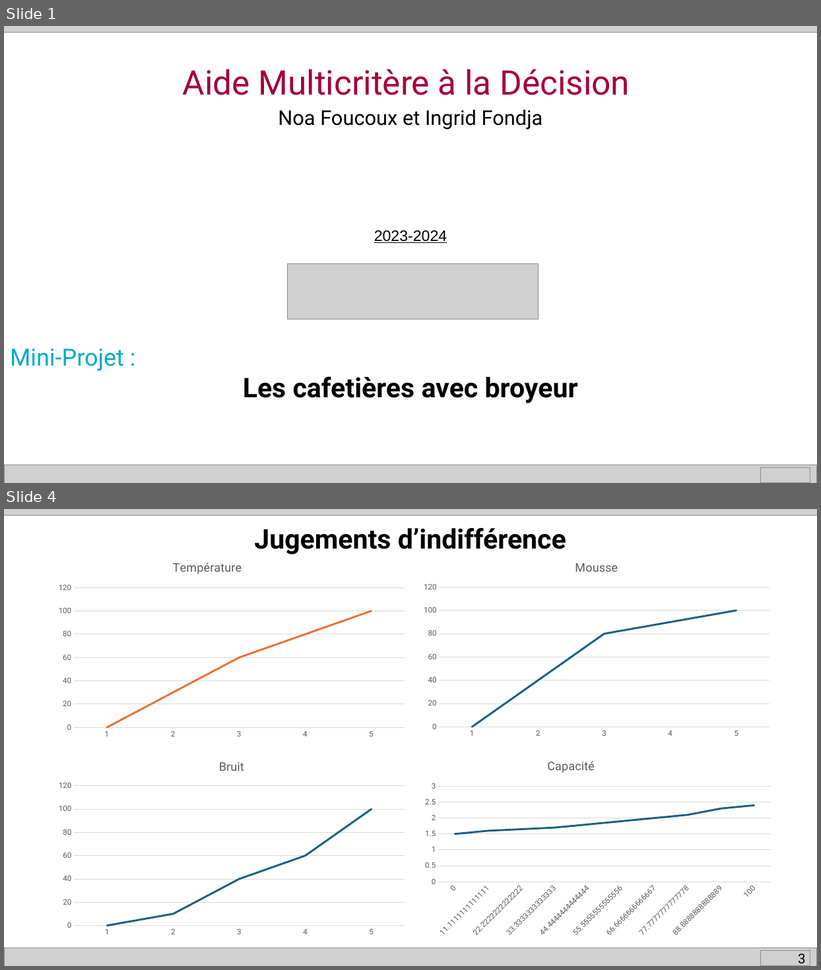
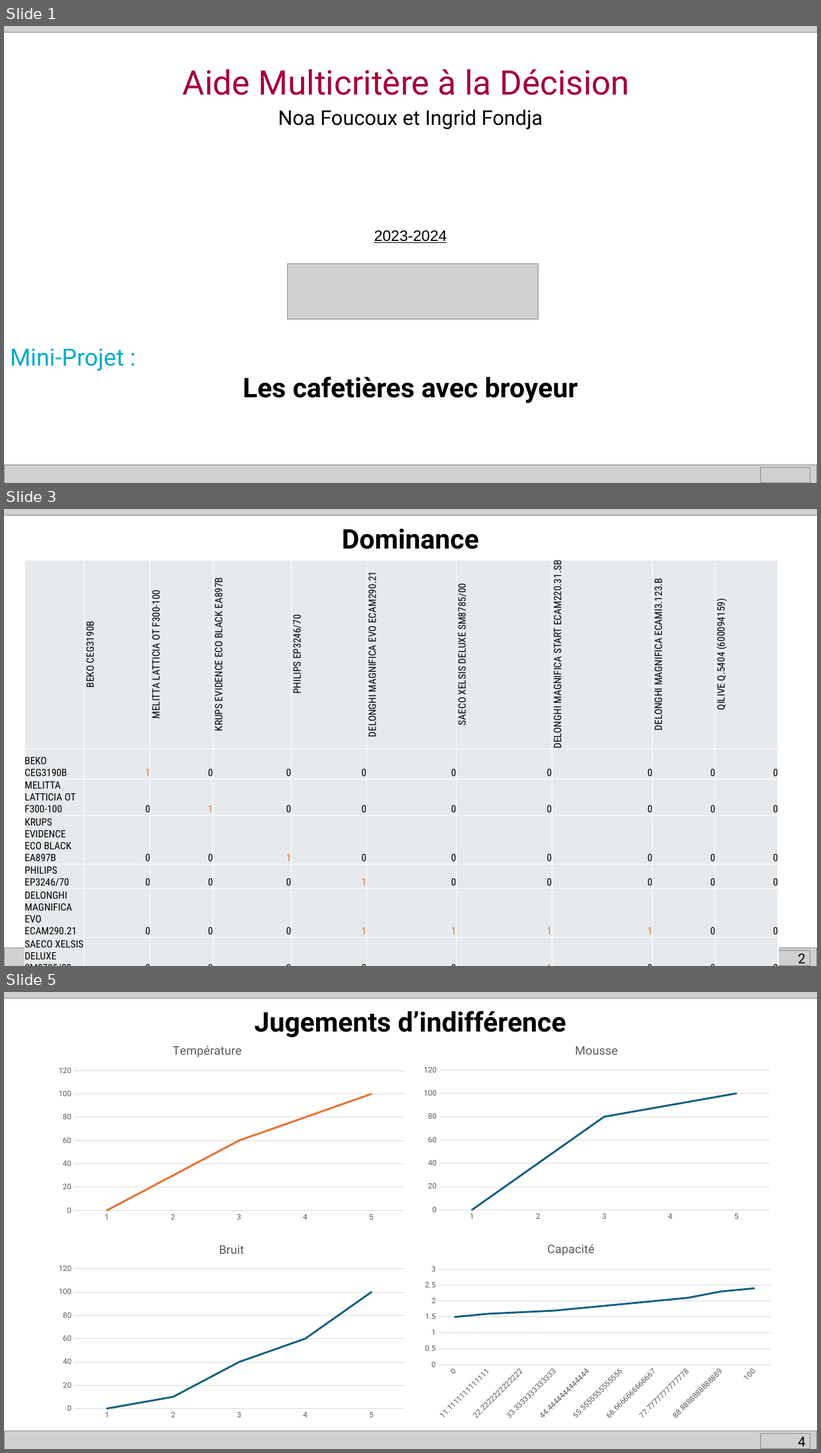
Before and after one commit to NoFOUC/projetaidmulticrit, a slide deck: Présentation.pptx. Shown one above the other, each under a label of ours: slides 1 and 4 before the commit, slides 1, 3 and 5 after it; the slides between them are not shown. The pictures are 821x970 and 821x1453 pixels, drawn with LibreOffice and Linux fonts; fonts in the diff are those of the drawing; grey boxes stand for pictures. Boxes give left, top, right and bottom in pixels: in the first picture for what was removed or moved away, otherwise in the second. Text is boxed around its words. In the diff, an @@ line names an element or a change of style, - is before the commit and + after.

```diff
--- a/Présentation.pptx
+++ b/Présentation.pptx
@@ slide 3 added at (x1=4, y1=509, x2=817, y2=966), background #FFFFFF @@
@@ picture added at (x1=4, y1=509, x2=817, y2=515) @@
@@ text added at (x1=342, y1=528, x2=479, y2=549), 32 pt, text #000000, bold @@
+Dominance
@@ table added at (x1=24, y1=560, x2=778, y2=962), 10 rows, 10 columns @@
+ | BEKO CEG3190B | MELITTA LATTICIA OT F300-100 | KRUPS EVIDENCE ECO BLACK EA897B | PHILIPS EP3246/70 | DELONGHI MAGNIFICA EVO ECAM290.21 | SAECO XELSIS DELUXE SM8785/00 | DELONGHI MAGNIFICA START ECAM220.31.SB | DELONGHI MAGNIFICA ECAMI3.123.B | QILIVE Q.5404 (600094159)
+BEKO CEG3190B | 1 | 0 | 0 | 0 | 0 | 0 | 0 | 0 | 0
+MELITTA LATTICIA OT F300-100 | 0 | 1 | 0 | 0 | 0 | 0 | 0 | 0 | 0
+KRUPS EVIDENCE ECO BLACK EA897B | 0 | 0 | 1 | 0 | 0 | 0 | 0 | 0 | 0
+PHILIPS EP3246/70 | 0 | 0 | 0 | 1 | 0 | 0 | 0 | 0 | 0
+DELONGHI MAGNIFICA EVO ECAM290.21 | 0 | 0 | 0 | 1 | 1 | 1 | 1 | 0 | 0
+SAECO XELSIS DELUXE SM8785/00 | 0 | 0 | 0 | 0 | 0 | 1 | 0 | 0 | 0
+DELONGHI MAGNIFICA START ECAM220.31.SB | 0 | 0 | 0 | 0 | 0 | 0 | 1 | 0 | 0
+DELONGHI MAGNIFICA ECAMI3.123.B | 0 | 1 | 0 | 1 | 0 | 1 | 0 | 1 | 0
+QILIVE Q.5404 (600094159) | 0 | 0 | 0 | 0 | 0 | 0 | 0 | 0 | 1
@@ picture added at (x1=4, y1=948, x2=817, y2=966) @@
@@ picture added at (x1=761, y1=951, x2=811, y2=966) @@
@@ page number added at (x1=798, y1=954, x2=806, y2=966), 16 pt, text #000000 @@
+2
@@ what was slide 4 is now slide 5 @@
@@ page number at (x1=798, y1=1437, x2=806, y2=1449): text changed @@
-3
+4
```
Also in this commit, not shown: 3 slides changed, 1 other slide added, 1 slide removed.
